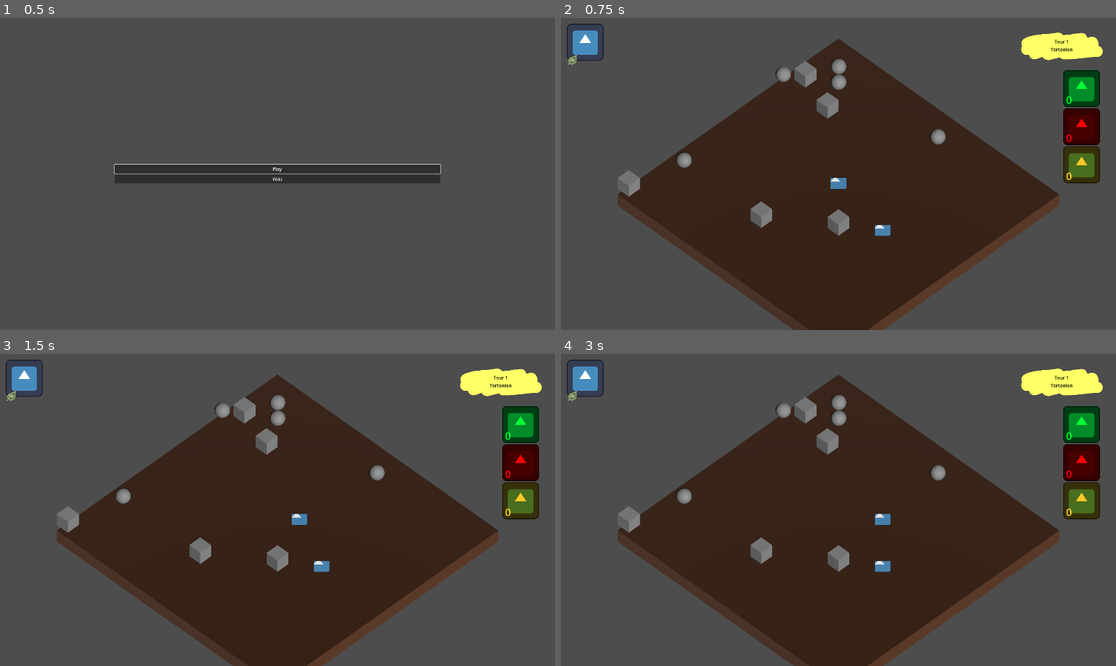
Above: before the commit, frames 1-4 (two rows, left to right).
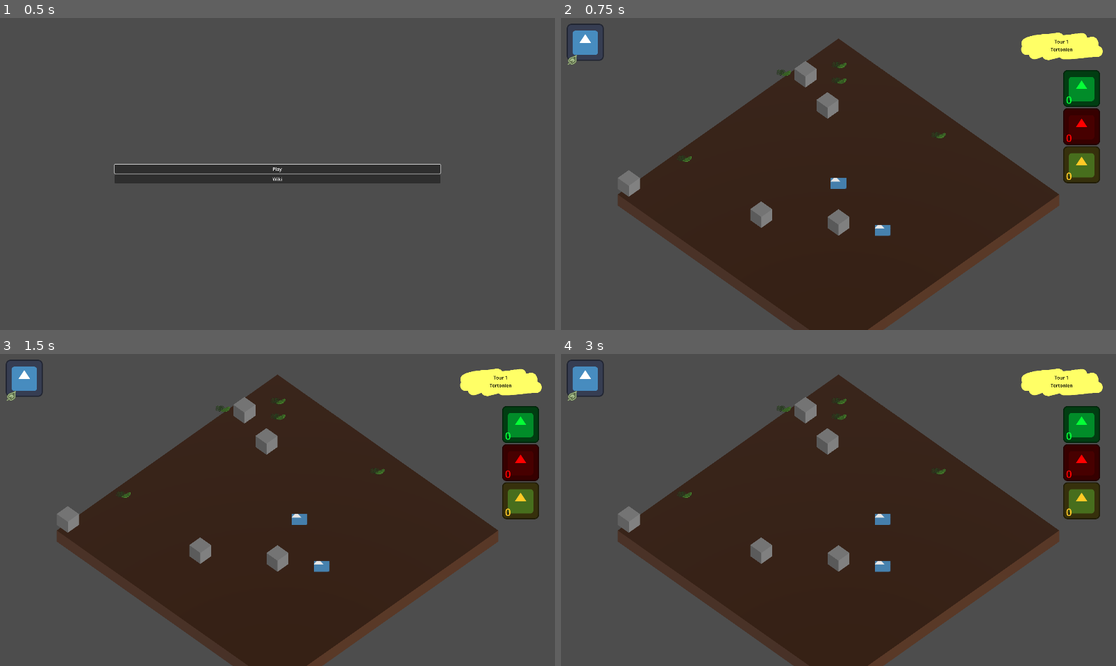
Above: after the commit, the same moments.

Repository: nialsiG/Carthage
Game: Godot game, scene res://Screens/StartScreen.tscn
The game is run twice, just before and just after one commit, with the same random seed, the same clock (stepped at 60 frames per second) and the same inputs. The engine's default icon, where the game draws it, is replaced by a stand-in: a white triangle on a blue panel in a dark square.
Inputs (mouse positions are in pixels of both pictures, inside the frame that each line leads up to):
- Up to frame 1 (0.5 s): no input
- Up to frame 2 (0.75 s): click "Play" at 0.5 s
- Up to frame 3 (1.5 s): tap Enter at 1.25 s; move the mouse to (399, 494) at 1.27 s; hold D (Right) from 1.28 s (still down); tap W (Top) at 1.35 s; click (399, 494) at 1.42 s
- Up to frame 4 (3 s): tap Space at 2 s; move the mouse to (727, 525) at 2.02 s; release D (Right) at 2.03 s; hold Down (Down) 2.03-2.78 s; tap W (Top) at 2.1, 2.85 s; tap Enter at 2.75 s; move the mouse to (894, 441) at 2.77 s; hold D (Right) from 2.78 s (still down)

Frame 1 is identical in both runs. In frame 2, 0.5% of the frame differs, in the area x 20-70%, y 13-49%; in frame 3, 0.5%; in frame 4, 0.5%.

Commit message:
Feature: Updated pickable to display 2D sprites

Diff:
--- a/game_jam_carthage/GameObjects/pickable.tscn
+++ b/game_jam_carthage/GameObjects/pickable.tscn
@@ -1,12 +1,44 @@
-[gd_scene load_steps=3 format=3 uid="uid://bhd7txn355cvg"]
+[gd_scene load_steps=7 format=3 uid="uid://bhd7txn355cvg"]
 
 [ext_resource type="Script" path="res://GameObjects/pickable.gd" id="1_5w2yh"]
+[ext_resource type="Texture2D" uid="uid://d2raw0lbjckpw" path="res://Assets/Sprites/feuille.png" id="2_gc2mr"]
 
-[sub_resource type="SphereMesh" id="SphereMesh_hnk4j"]
+[sub_resource type="SpriteFrames" id="SpriteFrames_eq0bs"]
+animations = [{
+"frames": [{
+"duration": 1.0,
+"texture": ExtResource("2_gc2mr")
+}],
+"loop": true,
+"name": &"default",
+"speed": 5.0
+}]
+
+[sub_resource type="PlaneMesh" id="PlaneMesh_ee7v8"]
+size = Vector2(1, 1)
+
+[sub_resource type="ViewportTexture" id="ViewportTexture_ebw6x"]
+viewport_path = NodePath("SubViewport")
+
+[sub_resource type="StandardMaterial3D" id="StandardMaterial3D_bnfkv"]
+resource_local_to_scene = true
+transparency = 1
+albedo_texture = SubResource("ViewportTexture_ebw6x")
 
 [node name="Pickable" type="Node3D"]
 script = ExtResource("1_5w2yh")
 pickable_type = null
 
+[node name="SubViewport" type="SubViewport" parent="."]
+transparent_bg = true
+size = Vector2i(100, 200)
+
+[node name="AnimatedSprite2D" type="AnimatedSprite2D" parent="SubViewport"]
+position = Vector2(50, 80)
+scale = Vector2(0.085, 0.085)
+sprite_frames = SubResource("SpriteFrames_eq0bs")
+
 [node name="MeshInstance3D" type="MeshInstance3D" parent="."]
-mesh = SubResource("SphereMesh_hnk4j")
+transform = Transform3D(0.707107, 0.707107, -3.09086e-08, 0, -4.37114e-08, -1, -0.707107, 0.707107, -3.09086e-08, 0, 0, 0)
+mesh = SubResource("PlaneMesh_ee7v8")
+surface_material_override/0 = SubResource("StandardMaterial3D_bnfkv")
--- /dev/null
+++ b/game_jam_carthage/Tech/2DIn3DDisplayer.tscn
@@ -0,0 +1,25 @@
+[gd_scene load_steps=3 format=3 uid="uid://s8nxf0ajbvgv"]
+
+[ext_resource type="Texture2D" uid="uid://v6ub8yf1hg0u" path="res://Assets/Sprites/MockIcon.svg" id="1_i7lpa"]
+
+[sub_resource type="SpriteFrames" id="SpriteFrames_kkynf"]
+animations = [{
+"frames": [{
+"duration": 1.0,
+"texture": ExtResource("1_i7lpa")
+}],
+"loop": true,
+"name": &"default",
+"speed": 5.0
+}]
+
+[node name="SubViewport" type="SubViewport"]
+transparent_bg = true
+sdf_scale = 0
+size = Vector2i(50, 50)
+render_target_update_mode = 4
+
+[node name="Sprite2D" type="AnimatedSprite2D" parent="."]
+position = Vector2(15, 15)
+scale = Vector2(0.8, 0.8)
+sprite_frames = SubResource("SpriteFrames_kkynf")
Binary file added: game_jam_carthage/Assets/Sprites/feuille.png
Not shown, added: game_jam_carthage/Assets/Sprites/feuille.png.import
Not shown: 1 places in game_jam_carthage/GameObjects/inventory.tscn that only renumber resources
Not shown: 1 places in game_jam_carthage/Singletons/ColobsManager.tscn that only renumber resources
